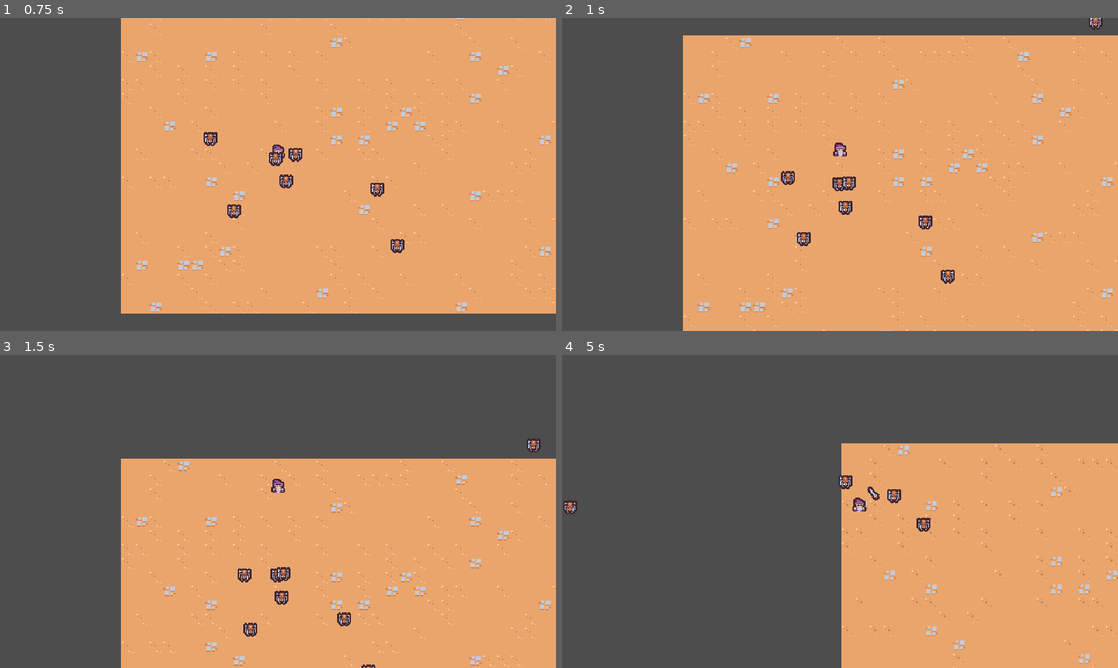
Above: before the commit, frames 1-4 (two rows, left to right).
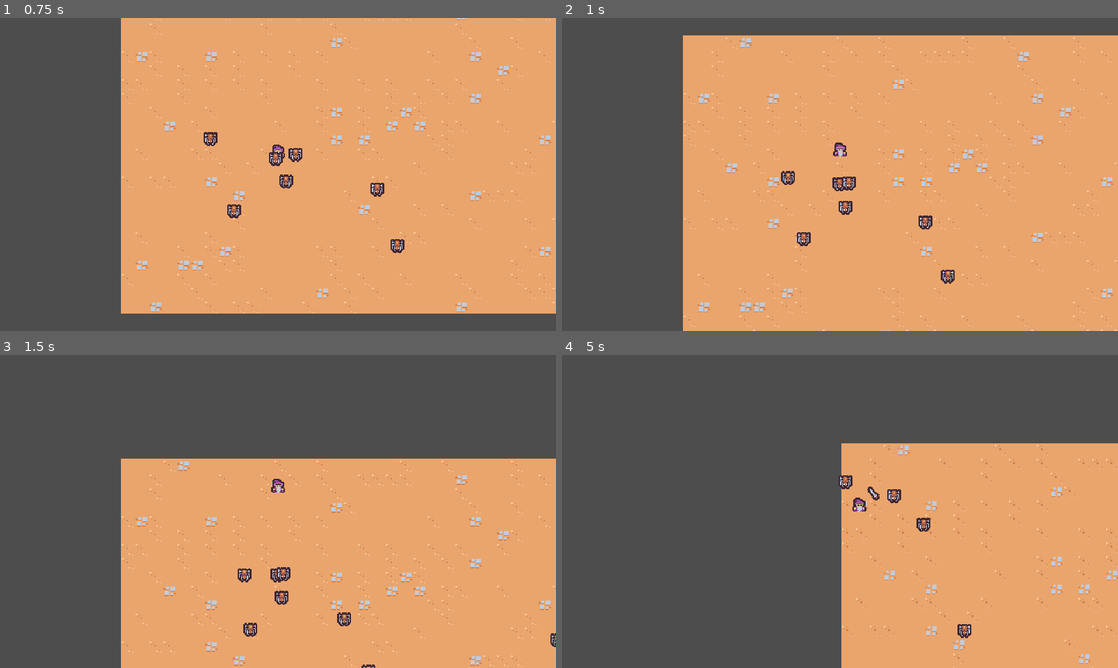
Above: after the commit, the same moments.

Repository: RdotSilva/Godot-2D-Survivor
Game: Godot game, scene res://scenes/main/main.tscn
The game is run twice, just before and just after one commit, with the same random seed, the same clock (stepped at 60 frames per second) and the same inputs.
Inputs:
- Up to frame 1 (0.75 s): hold W (move_up) from 0.53 s (still down)
- Up to frame 2 (1 s): keep holding W (move_up)
- Up to frame 3 (1.5 s): keep holding W (move_up)
- Up to frame 4 (5 s): release W (move_up) at 2.03 s; hold A (move_left) 2.03-3.53 s; hold S (move_down) 3.53-4.28 s; hold D (move_right) from 4.28 s (still down)

Frame 1 is identical in both runs. In frame 2, less than 0.1% of the frame differs, in the area x 94-98%, y 0-4%; in frame 3, 0.1%; in frame 4, 0.2%, in the area x 0-74%, y 46-91%.

Commit message:
Remove enemy manager scene

Diff:
--- a/scenes/manager/enemy_manager.gd
+++ /dev/null
@@ -1,33 +0,0 @@
-extends Node
-
-# Viewport is 640 and half of that is 320 (+10 for buffer)
-const SPAWN_RADIUS = 330
-
-# Expose the variable in the inspector
-@export var basic_enemy_scene: PackedScene
-
-# Called when the node enters the scene tree for the first time.
-func _ready() -> void:
-	$Timer.timeout.connect(on_timer_timeout)
-
-# Spawn the enemy outside the view of the player
-func on_timer_timeout():
-	var player = get_tree().get_first_node_in_group("player") as Node2D
-
-	if player == null:
-		return
-
-	# Get a random direction and rotate
-	var random_direction = Vector2.RIGHT.rotated(randf_range(0, TAU))
-
-	# Take player position with the direction
-	var spawn_position = player.global_position + (random_direction * SPAWN_RADIUS)
-
-	# Create the node
-	var enemy = basic_enemy_scene.instantiate() as Node2D
-
-	# Add node to scene tree (under which parent)
-	get_parent().add_child(enemy)
-
-	# Assign global position for the enemy
-	enemy.global_position = spawn_position
--- a/scenes/manager/enemy_manager.tscn
+++ b/scenes/manager/enemy_manager.tscn
@@ -1,10 +1,45 @@
-[gd_scene load_steps=3 format=3 uid="uid://b1kmvty506c6d"]
+[gd_scene load_steps=3 format=3 uid="uid://d1l1ixudhf71b"]
 
-[ext_resource type="Script" path="res://scenes/manager/enemy_manager.gd" id="1_iy882"]
 [ext_resource type="PackedScene" uid="uid://bur28u6vqx534" path="res://scenes/basic_enemy/basic_enemy.tscn" id="2_e7xoo"]
 
+[sub_resource type="GDScript" id="GDScript_18rru"]
+script/source = "extends Node
+
+# Viewport is 640 and half of that is 320 (+10 for buffer)
+const SPAWN_RADIUS = 330
+
+# Expose the variable in the inspector
+@export var basic_enemy_scene: PackedScene
+
+# Called when the node enters the scene tree for the first time.
+func _ready() -> void:
+	$Timer.timeout.connect(on_timer_timeout)
+
+# Spawn the enemy outside the view of the player
+func on_timer_timeout():
+	var player = get_tree().get_first_node_in_group(\"player\") as Node2D
+
+	if player == null:
+		return
+
+	# Get a random direction and rotate
+	var random_direction = Vector2.RIGHT.rotated(randf_range(0, TAU))
+
+	# Take player position with the direction
+	var spawn_position = player.global_position + (random_direction * SPAWN_RADIUS)
+
+	# Create the node
+	var enemy = basic_enemy_scene.instantiate() as Node2D
+
+	# Add node to scene tree (under which parent)
+	get_parent().add_child(enemy)
+
+	# Assign global position for the enemy
+	enemy.global_position = spawn_position
+"
+
 [node name="EnemyManager" type="Node"]
-script = ExtResource("1_iy882")
+script = SubResource("GDScript_18rru")
 basic_enemy_scene = ExtResource("2_e7xoo")
 
 [node name="Timer" type="Timer" parent="."]
